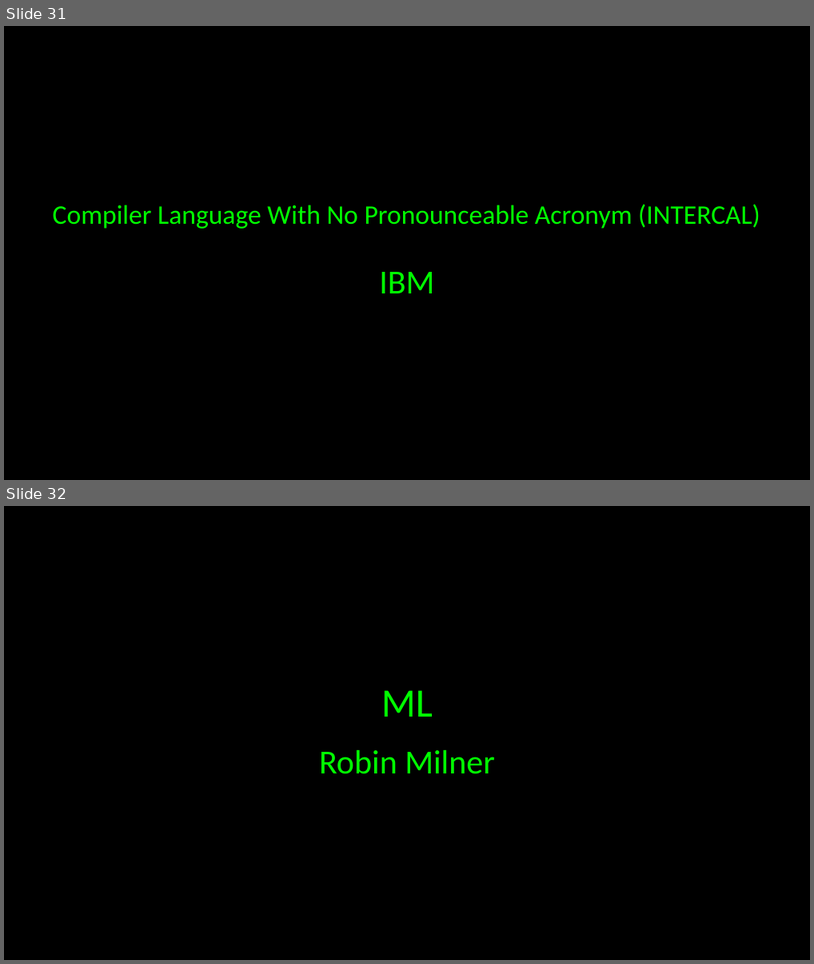
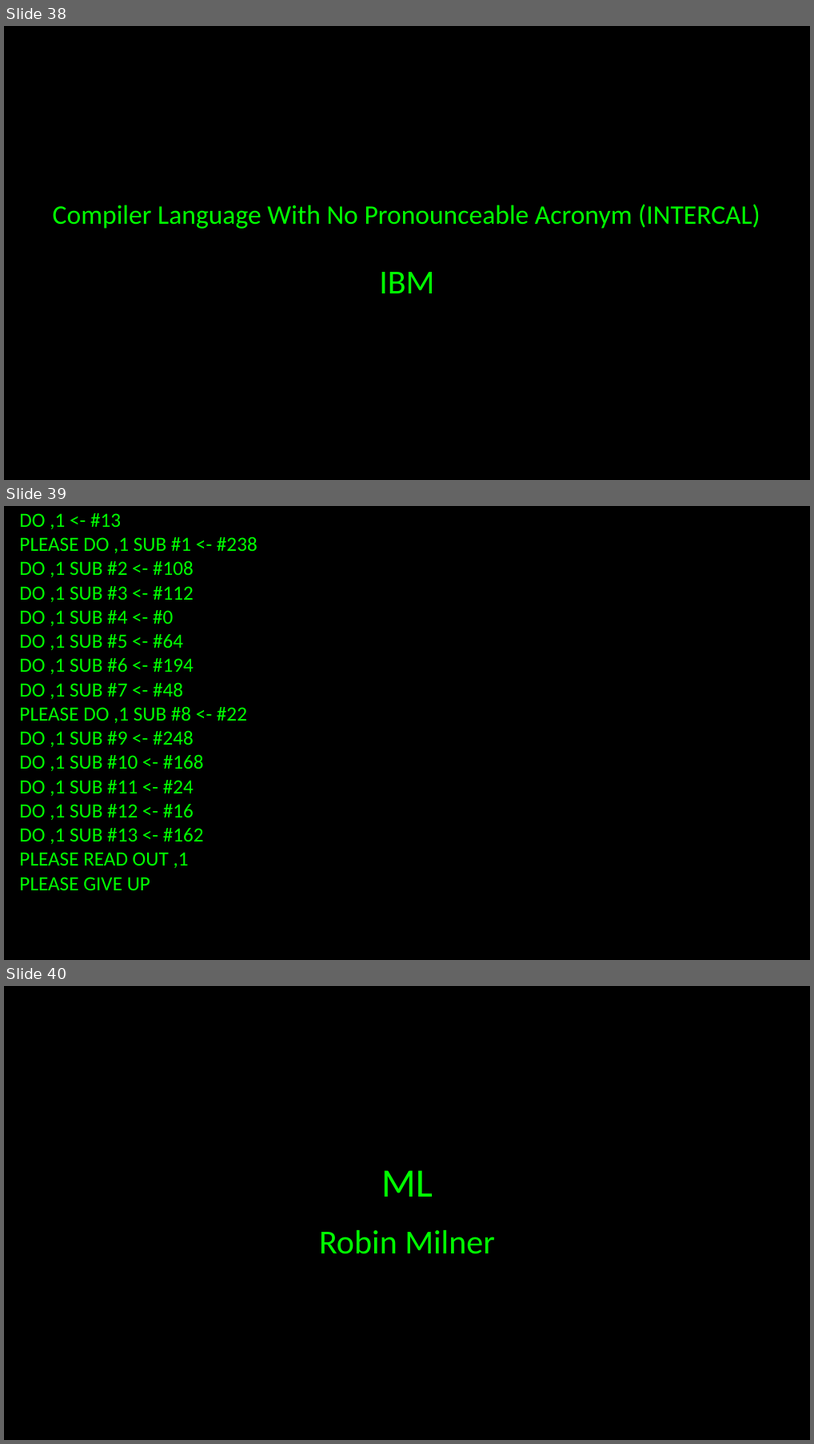
Before and after one commit to JustCodeandChill/Objective-C-presentation, a slide deck: OBJECTIVE-C.pptx. Shown one above the other, each under a label of ours: slides 31 and 32 before the commit, slides 38, 39 and 40 after it. The pictures are 814x964 and 814x1444 pixels, drawn with LibreOffice and Linux fonts; fonts in the diff are those of the drawing. Boxes give left, top, right and bottom in pixels: in the first picture for what was removed or moved away, otherwise in the second. Text is boxed around its words. In the diff, an @@ line names an element or a change of style, - is before the commit and + after.

```diff
--- a/OBJECTIVE-C.pptx
+++ b/OBJECTIVE-C.pptx
@@ slide 39 added at box(4, 506, 810, 960), background #000000 @@
@@ text added at box(19, 513, 258, 890), 24 pt, text #00FF00 @@
+DO ,1 <- #13
+PLEASE DO ,1 SUB #1 <- #238
+DO ,1 SUB #2 <- #108
+DO ,1 SUB #3 <- #112
+DO ,1 SUB #4 <- #0
+DO ,1 SUB #5 <- #64
+DO ,1 SUB #6 <- #194
+DO ,1 SUB #7 <- #48
+PLEASE DO ,1 SUB #8 <- #22
+DO ,1 SUB #9 <- #248
+DO ,1 SUB #10 <- #168
+DO ,1 SUB #11 <- #24
+DO ,1 SUB #12 <- #16
+DO ,1 SUB #13 <- #162
+PLEASE READ OUT ,1
+PLEASE GIVE UP
@@ what was slide 31 is now slide 38 @@
@@ what was slide 32 is now slide 40 @@
```
Also in this commit, not shown: 4 slides changed, 15 other slides added.
